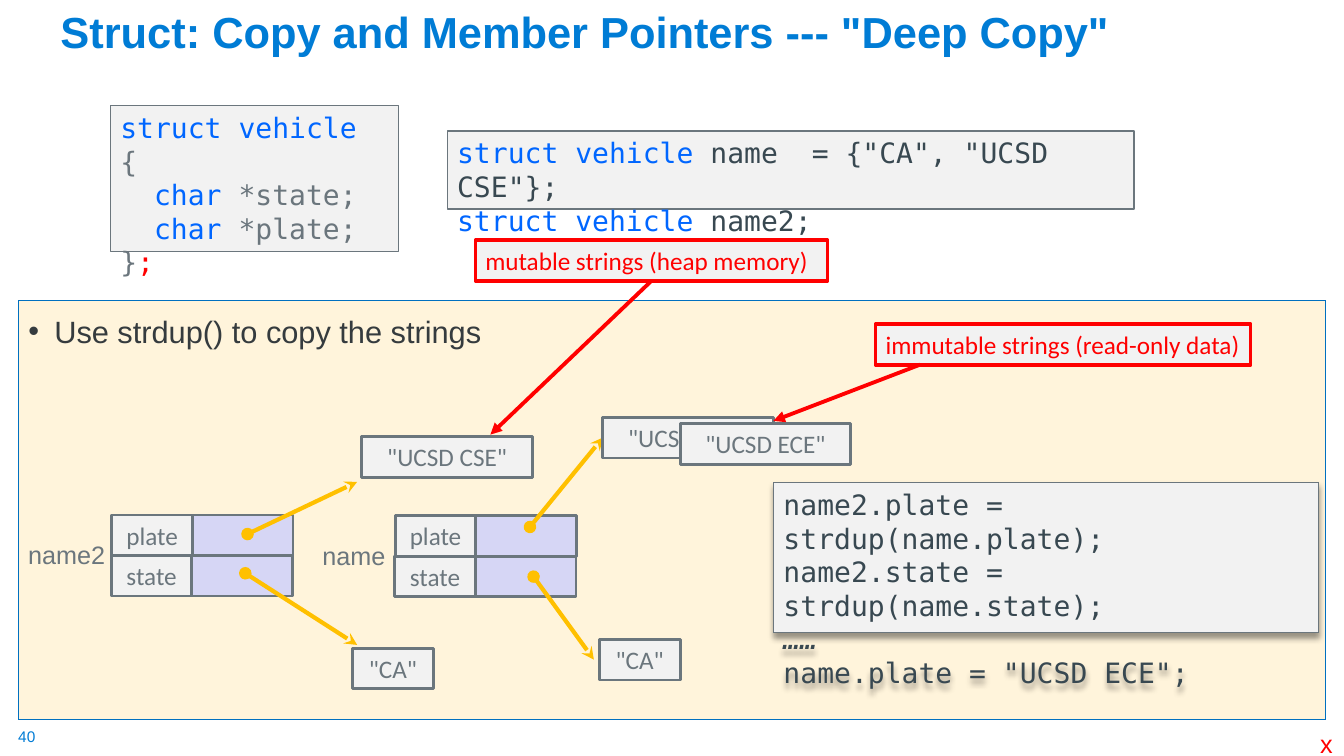
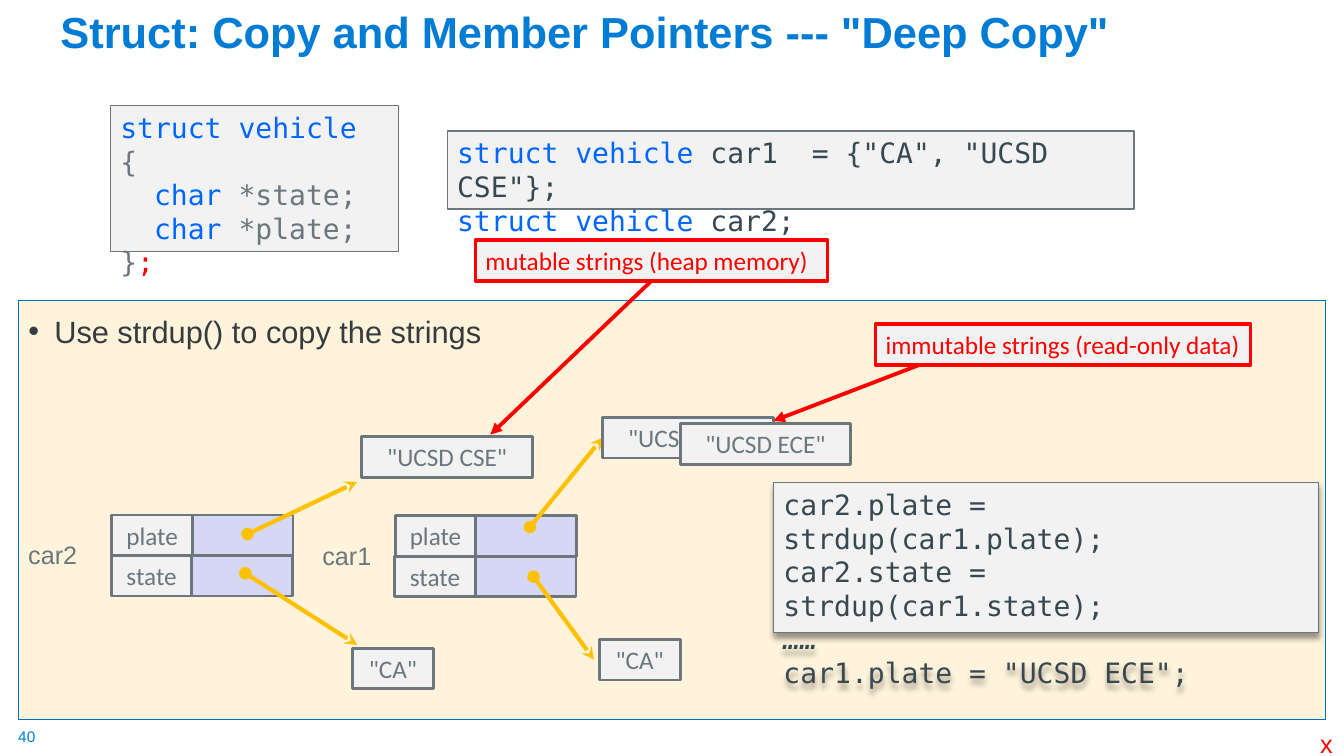
Before and after one commit to cse30-sp24/Muller-Slides, a slide deck: slide 40 of Lecture-8.pptx. Drawn at 1344x756 pixels with LibreOffice and Linux fonts; fonts in the diff are those of the drawing. Boxes give left, top, right and bottom in pixels: in the first picture for what was removed or moved away, otherwise in the second. Text is boxed around its words. In the diff, an @@ line names an element or a change of style, - is before the commit and + after.

```diff
--- a/Lecture-8.pptx
+++ b/Lecture-8.pptx
@@ text in rectangle at (457,141,1048,235): text changed @@
-struct vehicle name = {"CA", "UCSD CSE"};
-struct vehicle name2;
+struct vehicle car1 = {"CA", "UCSD CSE"};
+struct vehicle car2;
@@ text in rectangle at (783,493,1104,622): text changed @@
-name2.plate = strdup(name.plate);
-name2.state = strdup(name.state);
+car2.plate = strdup(car1.plate);
+car2.state = strdup(car1.state);
@@ text at (28,546,77,564): text changed @@
-name2
+car2
@@ text at (322,547,371,565): text changed @@
-name
+car1
@@ text in rectangle at (783,661,1188,689): text changed @@
-name.plate = "UCSD ECE";
+car1.plate = "UCSD ECE";
```
Also in this commit, not shown: 17 other slides changed, 1 other file.
